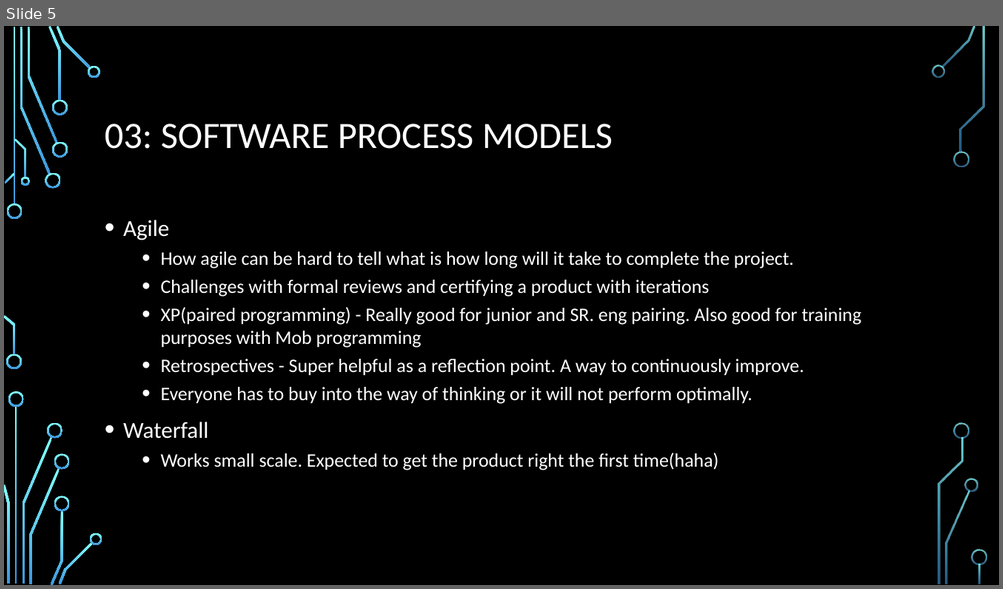
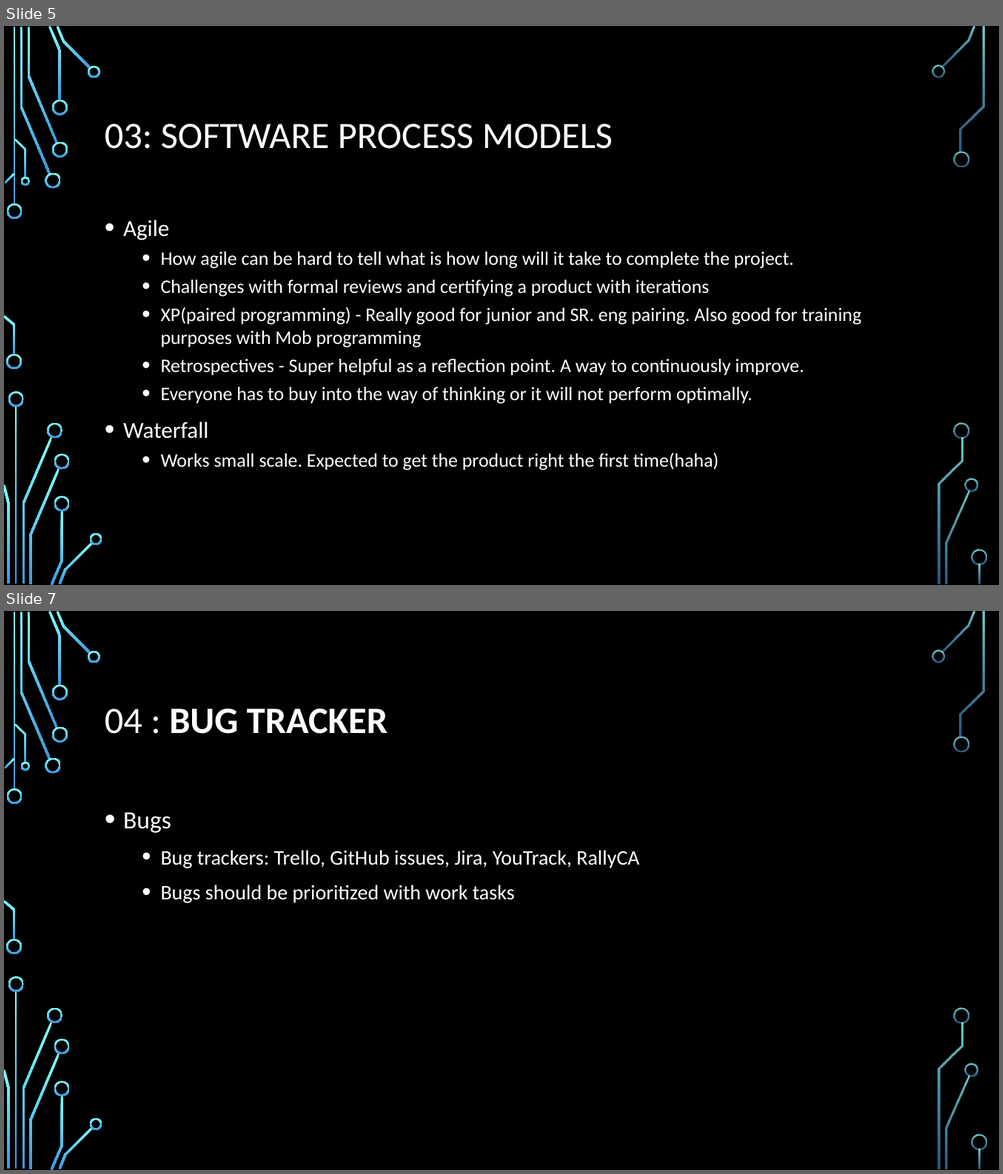
Before and after one commit to AdamCorbinFAUPhD/CEN5035-Software-Engineering, a slide deck: mini_lectures/Mini lectures.pptx. Shown one above the other, each under a label of ours: slide 5 before the commit, slides 5 and 7 after it; the slides between them are not shown. The pictures are 1003x589 and 1003x1174 pixels, drawn with LibreOffice and Linux fonts; fonts in the diff are those of the drawing; background and template pictures are left out. Boxes give left, top, right and bottom in pixels: in the first picture for what was removed or moved away, otherwise in the second. Text is boxed around its words. In the diff, an @@ line names an element or a change of style, - is before the commit and + after.

```diff
--- a/mini_lectures/Mini lectures.pptx
+++ b/mini_lectures/Mini lectures.pptx
@@ slide 7 added at [4,611,999,1170], background picture (left out); not listed: 36 template elements that a slide beside it also shows @@
@@ title added at [105,709,387,734], 36 pt, text #FFFFFF, bold @@
+04 : BUG TRACKER
@@ text added at [123,812,639,903], 20 pt, text #FFFFFF @@
+• Bugs
+  • Bug trackers: Trello, GitHub issues, Jira, YouTrack, RallyCA
+  • Bugs should be prioritized with work tasks
```
Also in this commit, not shown: 4 slides changed, 4 other files.
